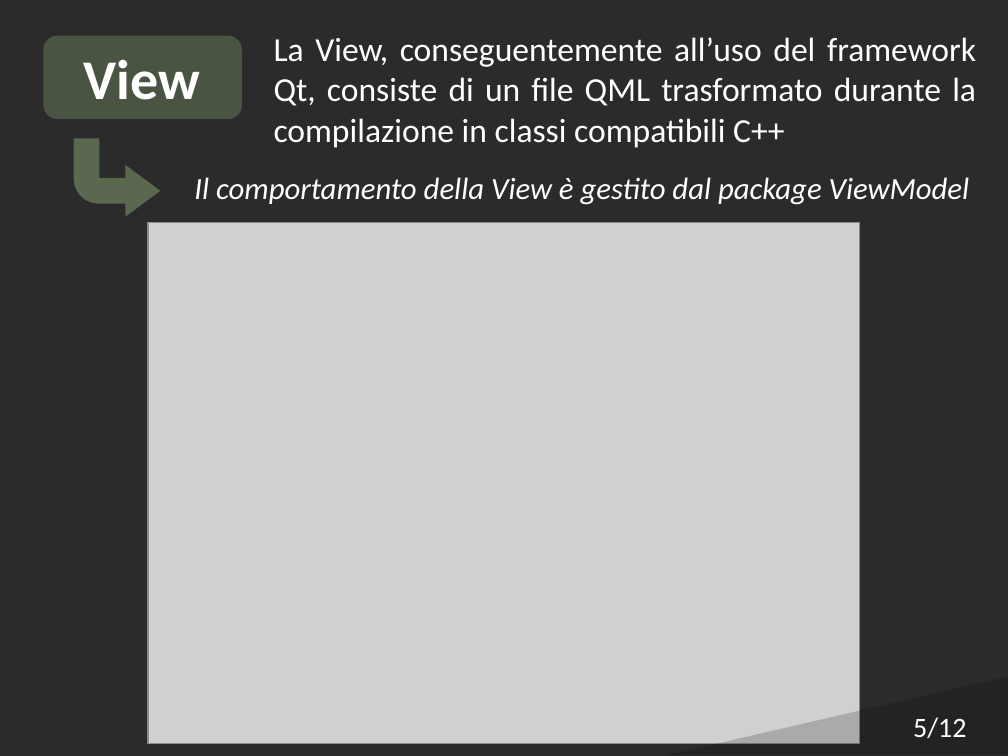
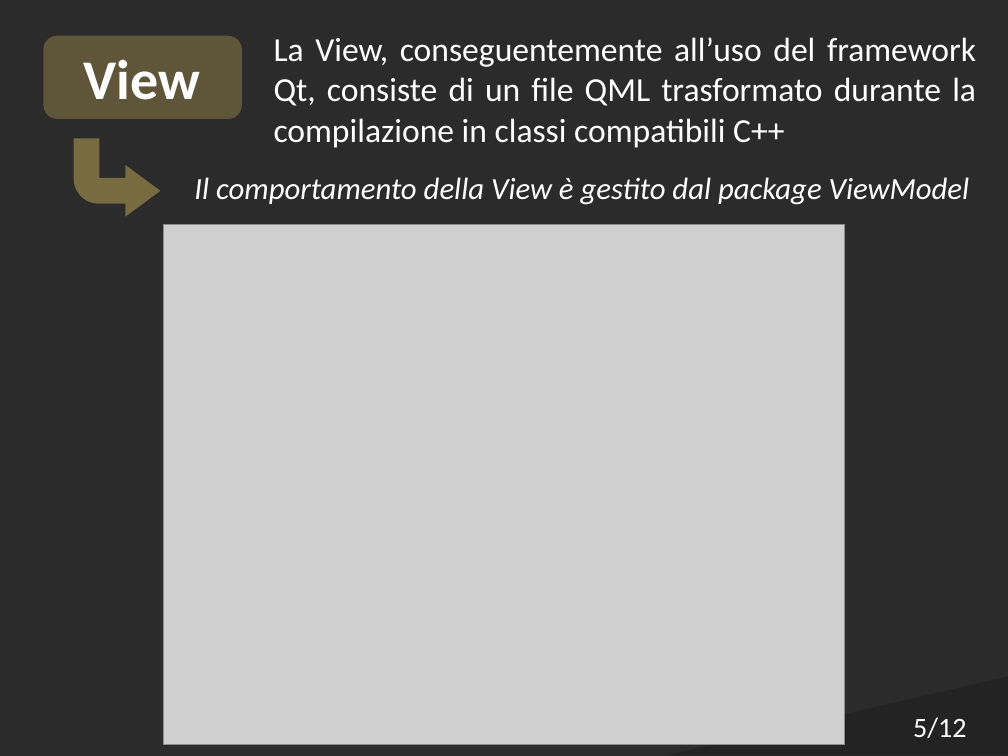
Before and after one commit to Italiaracerx/progettoSWE, a slide deck: slide 5 of Presentazioni/Presentazioni PB/Presentazione PB.pptx. Drawn at 1008x756 pixels with LibreOffice and Linux fonts; fonts in the diff are those of the drawing; grey boxes stand for pictures; background and template pictures are left out; a plain dark background stands for a picture behind light text. Boxes give left, top, right and bottom in pixels: in the first picture for what was removed or moved away, otherwise in the second. Text is boxed around its words. In the diff, an @@ line names an element or a change of style, - is before the commit and + after.

```diff
--- a/Presentazioni/Presentazioni PB/Presentazione PB.pptx
+++ b/Presentazioni/Presentazioni PB/Presentazione PB.pptx
@@ rounded rectangle at box(43, 35, 242, 119): fill #A9D18E at 25% opacity to #FCD965 at 25% opacity @@
@@ bent arrow at box(74, 138, 160, 217): fill #A9D18E at 37% opacity to #FCD965 at 37% opacity @@
@@ picture: place and size @@
-picture at box(148, 223, 860, 744)
+picture at box(163, 224, 845, 745)
```
Also in this commit, not shown: 9 other slides changed.
